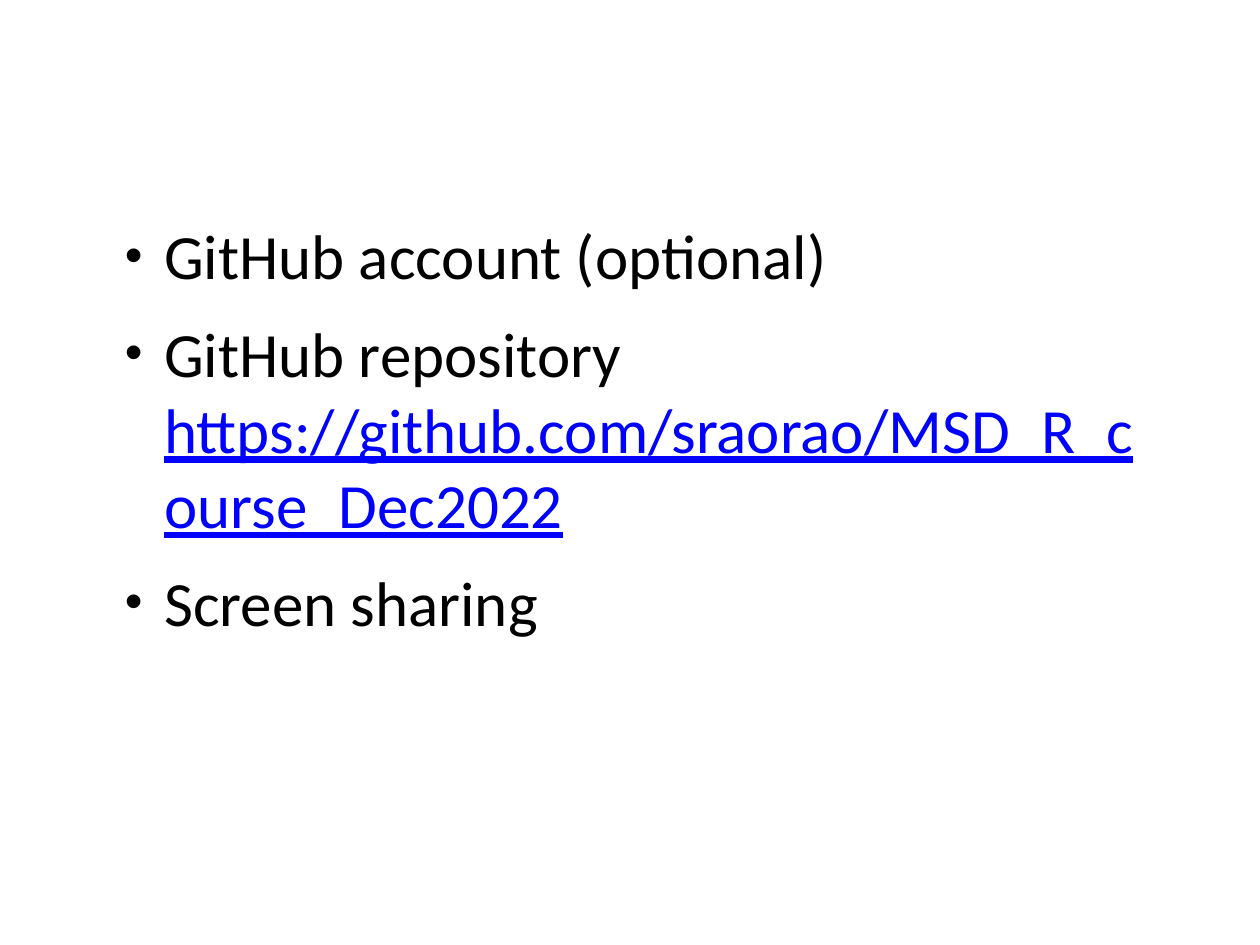
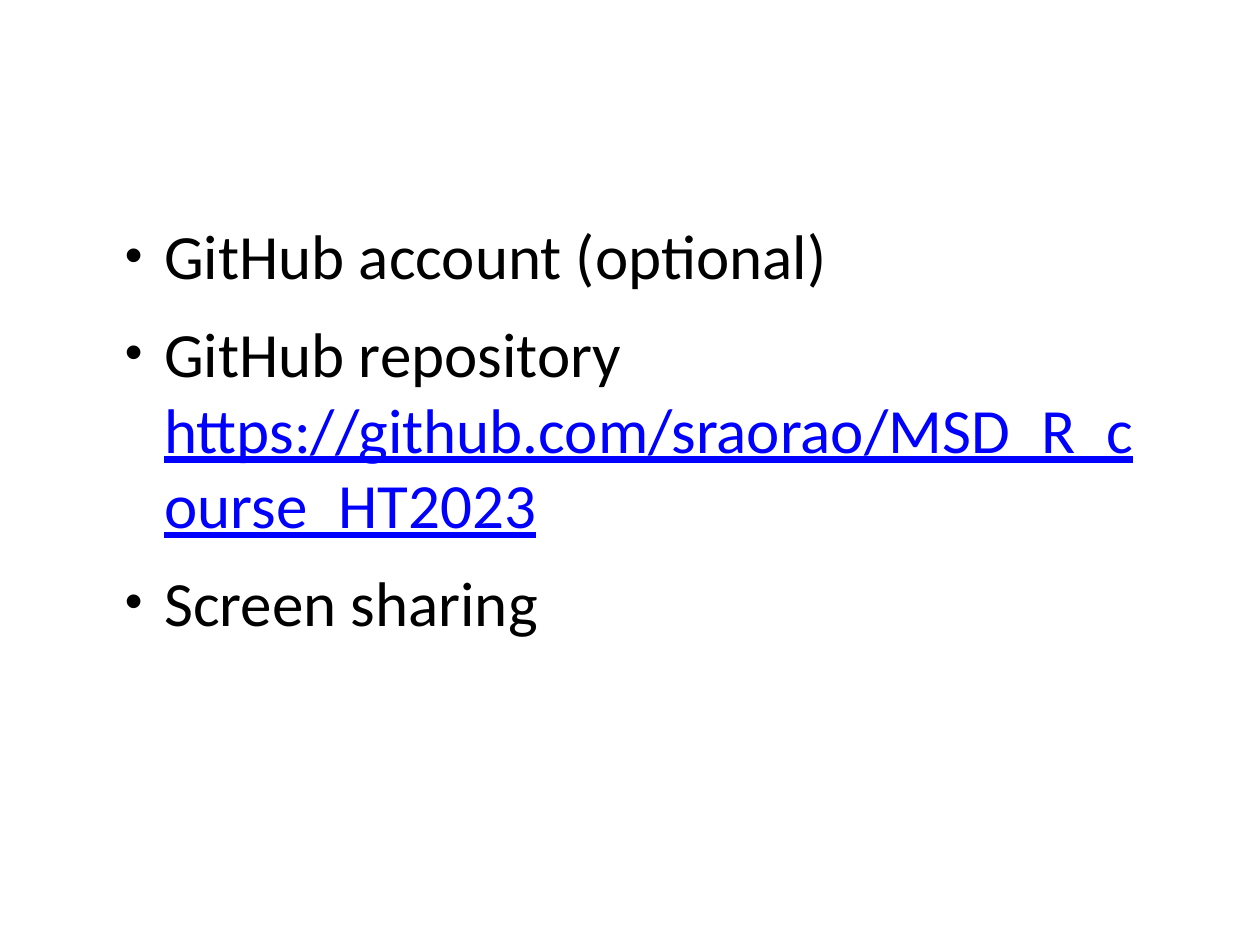
Before and after one commit to sraorao/MSD_R_course_HT2023, a slide deck: slide 2 of powerpoint/Session1.pptx. Drawn at 1260x945 pixels with LibreOffice and Linux fonts; fonts in the diff are those of the drawing. Boxes give left, top, right and bottom in pixels: in the first picture for what was removed or moved away, otherwise in the second. Text is boxed around its words. In the diff, an @@ line names an element or a change of style, - is before the commit and + after.

```diff
--- a/powerpoint/Session1.pptx
+++ b/powerpoint/Session1.pptx
@@ text at (164, 333, 1133, 538): text changed @@
-• GitHub repository https://github.com/sraorao/MSD_R_course_Dec2022
+• GitHub repository https://github.com/sraorao/MSD_R_course_HT2023
```
Also in this commit, not shown: 1 other slide changed, 9 other files.
